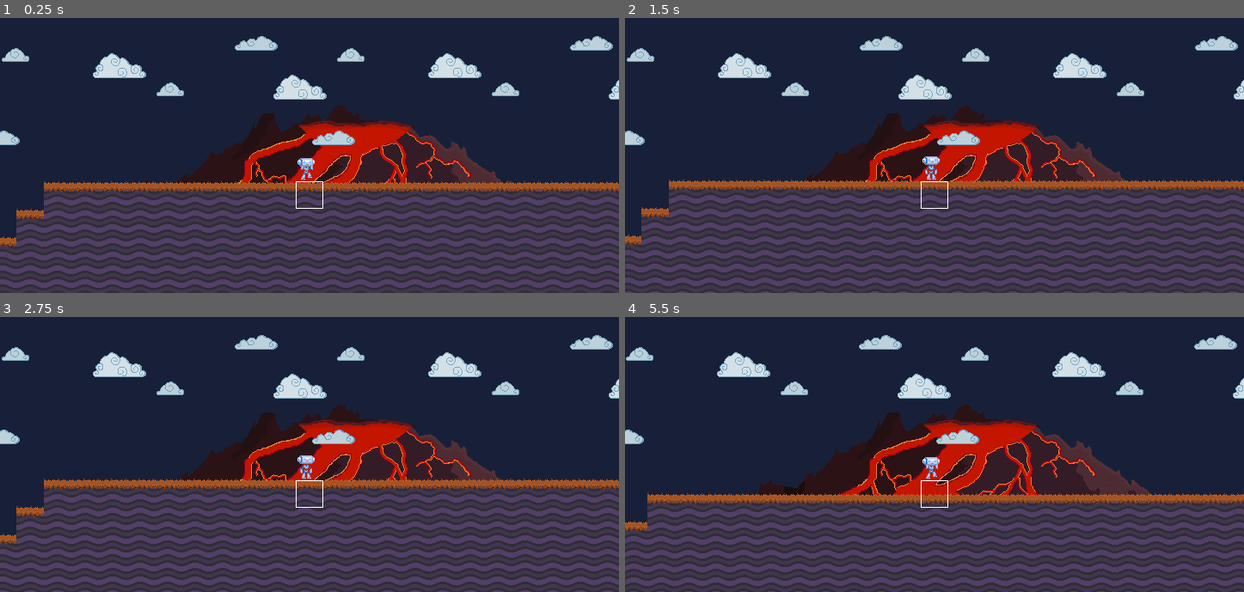
Above: before the commit, frames 1-4 (two rows, left to right).
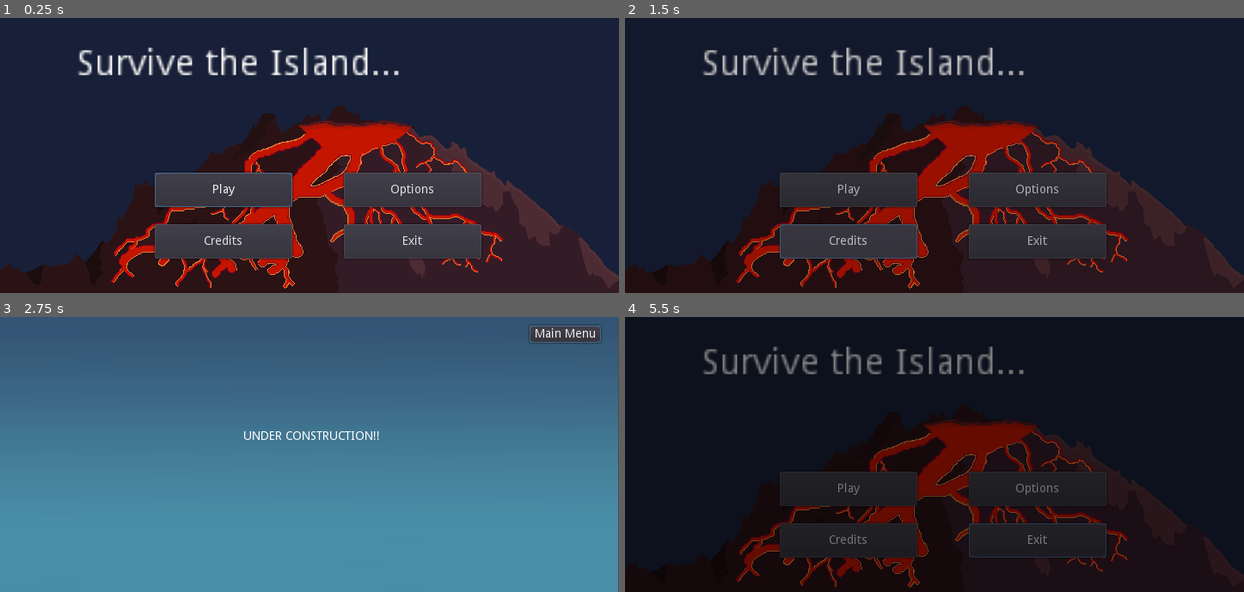
Above: after the commit, the same moments.

Repository: HaywardMorihara/SurviveTheIsland
Game: Godot game, scene res://src/UserInterface/MainMenu.tscn
Two runs of this game, one before a commit and one after it. Both use one fixed random seed, a clock stepped at 60 frames per second and the inputs below. Before the commit the project starts from res://src/Main/Game.tscn.
Inputs (mouse positions are in pixels of both pictures, inside the frame that each line leads up to):
- Up to frame 1 (0.25 s): no input
- Up to frame 2 (1.5 s): click (1039, 188) at 0.5 s, where only the run after the commit has a clickable "Options"; click (847, 240) at 1.25 s, where only the run after the commit has a clickable "Credits"
- Up to frame 3 (2.75 s): click (222, 487) at 2 s, where only the run after the commit has a clickable "Play"
- Up to frame 4 (5.5 s): click (1188, 333) at 2.75 s, where only the run after the commit has a clickable "Main Menu"; hold D (move_right) 3.53-4.25 s; hold Tab (splitscreen) 3.53-4.25 s; tap W (jump) at 3.77, 5.27 s; click (847, 487) at 4.25 s, where only the run after the commit has a clickable "Play"; tap Enter at 5 s; hold D (move_right) from 5.03 s (still down); tap Down (aim_down) at 5.1 s; tap Tab (splitscreen) at 5.3 s

The runs differ from the first frame. In frame 1, 38% of the frame differs, in the area x 0-100%, y 6-100%; in frame 2, 40%; in frame 3, 100%, in the area x 0-100%, y 0-100%; in frame 4, 92%.
Error before the commit: Attempt to call function 'connect' in base 'null instance' on a null instance. (res://src/UserInterface/CoinsCounter.gd:20)

Commit message:
UI and Scene Transitions
Multiple Scene additions, basic layouts and buttons, fade to black transitions, placeholder art/music.

Diff:
--- /dev/null
+++ b/Transition.gd
@@ -0,0 +1,13 @@
+extends CanvasLayer
+
+
+
+func _on_AnimationPlayer_animation_finished(_anim_name):
+	if _anim_name == "Fade":
+		get_tree().change_scene("res://src/Main/Game.tscn")
+	if _anim_name == "FadeCredits":
+		get_tree().change_scene("res://src/UserInterface/Credits.tscn")
+	if _anim_name == "FadeMainMenu":
+		get_tree().change_scene("res://src/UserInterface/MainMenu.tscn")
+	if _anim_name == "FadeSettings":
+		get_tree().change_scene("res://Settings.tscn")
--- /dev/null
+++ b/assets/theme/STI_Theme.tres
@@ -0,0 +1,13 @@
+[gd_resource type="Theme" load_steps=3 format=2]
+
+[sub_resource type="DynamicFontData" id=1]
+hinting = 1
+font_path = "res://assets/theme/fonts/SpecialElite-Regular.ttf"
+
+[sub_resource type="DynamicFont" id=2]
+size = 10
+outline_color = Color( 1, 1, 1, 0 )
+font_data = SubResource( 1 )
+
+[resource]
+default_font = SubResource( 2 )
--- a/project.godot
+++ b/project.godot
@@ -40,7 +40,7 @@
 
 config/name="Survive the Island"
 config/description="For the GDFG June 2022 Game Jam: https://itch.io/jam/gdfgs-monthly-game-jam-17"
-run/main_scene="res://src/Main/Game.tscn"
+run/main_scene="res://src/UserInterface/MainMenu.tscn"
 config/icon="res://icon.png"
 target_fps="60"
 
--- a/src/Main/Splitscreen.tscn
+++ b/src/Main/Splitscreen.tscn
@@ -31,8 +31,8 @@
 }
 
 [node name="ViewportContainer1" type="ViewportContainer" parent="Black/SplitContainer"]
-margin_right = 394.0
-margin_bottom = 480.0
+margin_right = 354.0
+margin_bottom = 320.0
 size_flags_horizontal = 3
 size_flags_vertical = 3
 stretch = true
@@ -41,7 +41,7 @@
 }
 
 [node name="Viewport1" type="Viewport" parent="Black/SplitContainer/ViewportContainer1"]
-size = Vector2( 394, 480 )
+size = Vector2( 354, 320 )
 size_override_stretch = true
 handle_input_locally = false
 usage = 0
@@ -59,9 +59,9 @@
 action_suffix = "_p2"
 
 [node name="ViewportContainer2" type="ViewportContainer" parent="Black/SplitContainer"]
-margin_left = 406.0
-margin_right = 800.0
-margin_bottom = 480.0
+margin_left = 366.0
+margin_right = 720.0
+margin_bottom = 320.0
 size_flags_horizontal = 3
 size_flags_vertical = 3
 stretch = true
@@ -70,7 +70,7 @@
 }
 
 [node name="Viewport2" type="Viewport" parent="Black/SplitContainer/ViewportContainer2"]
-size = Vector2( 394, 480 )
+size = Vector2( 354, 320 )
 size_override_stretch = true
 handle_input_locally = false
 usage = 0
--- /dev/null
+++ b/src/UserInterface/Credits.gd
@@ -0,0 +1,9 @@
+extends Control
+
+
+func _ready():
+	$"MainMenu".grab_focus()
+
+
+func _on_MainMenu_pressed():
+	$Transition/Background/AnimationPlayer.play("FadeMainMenu")
--- /dev/null
+++ b/src/UserInterface/Credits.tscn
@@ -0,0 +1,33 @@
+[gd_scene load_steps=4 format=2]
+
+[ext_resource path="res://assets/art/background/sky.png" type="Texture" id=1]
+[ext_resource path="res://src/UserInterface/Transition.tscn" type="PackedScene" id=2]
+[ext_resource path="res://src/UserInterface/Credits.gd" type="Script" id=3]
+
+[node name="Credits" type="Control"]
+anchor_right = 1.0
+anchor_bottom = 1.0
+script = ExtResource( 3 )
+
+[node name="Sprite" type="Sprite" parent="."]
+position = Vector2( 359.5, 160 )
+scale = Vector2( 44.9375, 1.25 )
+texture = ExtResource( 1 )
+
+[node name="RichTextLabel" type="RichTextLabel" parent="."]
+margin_left = 283.0
+margin_top = 132.0
+margin_right = 483.0
+margin_bottom = 332.0
+text = "UNDER CONSTRUCTION!!"
+
+[node name="MainMenu" type="Button" parent="."]
+margin_left = 616.0
+margin_top = 10.0
+margin_right = 699.0
+margin_bottom = 30.0
+text = "Main Menu"
+
+[node name="Transition" parent="." instance=ExtResource( 2 )]
+
+[connection signal="pressed" from="MainMenu" to="." method="_on_MainMenu_pressed"]
--- /dev/null
+++ b/src/UserInterface/GameOver.gd
@@ -0,0 +1,15 @@
+extends Control
+
+func _ready():
+	$Play.grab_focus()
+
+func _on_Play_pressed():
+	$Transition/Background/AnimationPlayer.play("Fade")
+
+
+func _on_Credits_pressed():
+	$Transition/Background/AnimationPlayer.play("FadeCredits")
+
+
+func _on_Exit_pressed():
+	get_tree().quit()
--- /dev/null
+++ b/src/UserInterface/GameOver.tscn
@@ -0,0 +1,58 @@
+[gd_scene load_steps=4 format=2]
+
+[ext_resource path="res://src/UserInterface/Transition.tscn" type="PackedScene" id=1]
+[ext_resource path="res://assets/art/background/sky.png" type="Texture" id=2]
+[ext_resource path="res://src/UserInterface/GameOver.gd" type="Script" id=3]
+
+[node name="GameOver" type="Control"]
+anchor_right = 1.0
+anchor_bottom = 1.0
+script = ExtResource( 3 )
+
+[node name="Sprite" type="Sprite" parent="."]
+position = Vector2( 360, 160 )
+scale = Vector2( 45, 1.25 )
+texture = ExtResource( 2 )
+
+[node name="YouDied" type="RichTextLabel" parent="."]
+anchor_left = 0.5
+anchor_right = 0.5
+margin_left = -131.0
+margin_top = 40.0
+margin_right = 3.0
+margin_bottom = 57.0
+rect_scale = Vector2( 2, 2 )
+text = "You Did Not Survive"
+
+[node name="Play" type="Button" parent="."]
+margin_left = 50.0
+margin_top = 200.0
+margin_right = 230.0
+margin_bottom = 240.0
+action_mode = 0
+text = "Play Again"
+expand_icon = true
+
+[node name="Credits" type="Button" parent="."]
+margin_left = 270.0
+margin_top = 200.0
+margin_right = 450.0
+margin_bottom = 240.0
+action_mode = 0
+text = "Credits"
+expand_icon = true
+
+[node name="Exit" type="Button" parent="."]
+margin_left = 490.0
+margin_top = 200.0
+margin_right = 670.0
+margin_bottom = 240.0
+action_mode = 0
+text = "Exit"
+expand_icon = true
+
+[node name="Transition" parent="." instance=ExtResource( 1 )]
+
+[connection signal="pressed" from="Play" to="." method="_on_Play_pressed"]
+[connection signal="pressed" from="Credits" to="." method="_on_Credits_pressed"]
+[connection signal="pressed" from="Exit" to="." method="_on_Exit_pressed"]
--- /dev/null
+++ b/src/UserInterface/MainMenu.gd
@@ -0,0 +1,23 @@
+extends Control
+
+func _ready():
+	$Menu.play()
+	$Play.grab_focus()
+
+func _on_Play_pressed():
+	$Transition/Background/AnimationPlayer.play("Fade")
+
+
+
+func _on_Options_pressed():
+	$Transition/Background/AnimationPlayer.play("FadeSettings")
+
+
+
+func _on_Credits_pressed():
+	$Transition/Background/AnimationPlayer.play("FadeCredits")
+
+
+
+func _on_Exit_pressed():
+	get_tree().quit()
--- /dev/null
+++ b/src/UserInterface/MainMenu.tscn
@@ -0,0 +1,75 @@
+[gd_scene load_steps=5 format=2]
+
+[ext_resource path="res://src/UserInterface/MainMenu.gd" type="Script" id=1]
+[ext_resource path="res://assets/art/background/volcano_improved_.png" type="Texture" id=4]
+[ext_resource path="res://src/UserInterface/Transition.tscn" type="PackedScene" id=5]
+[ext_resource path="res://assets/audio/music/Menu.mp3" type="AudioStream" id=6]
+
+[node name="MainMenu" type="Control"]
+anchor_right = 1.0
+anchor_bottom = 1.0
+script = ExtResource( 1 )
+
+[node name="VBoxContainer" type="VBoxContainer" parent="."]
+margin_right = 720.0
+margin_bottom = 320.0
+
+[node name="Sprite" type="Sprite" parent="VBoxContainer"]
+texture = ExtResource( 4 )
+centered = false
+
+[node name="Play" type="Button" parent="."]
+margin_left = 180.0
+margin_top = 180.0
+margin_right = 340.0
+margin_bottom = 220.0
+action_mode = 0
+text = "Play"
+expand_icon = true
+
+[node name="Options" type="Button" parent="."]
+margin_left = 400.0
+margin_top = 180.0
+margin_right = 560.0
+margin_bottom = 220.0
+action_mode = 0
+text = "Options"
+expand_icon = true
+
+[node name="Credits" type="Button" parent="."]
+margin_left = 180.0
+margin_top = 240.0
+margin_right = 340.0
+margin_bottom = 280.0
+action_mode = 0
+text = "Credits"
+expand_icon = true
+
+[node name="Exit" type="Button" parent="."]
+margin_left = 400.0
+margin_top = 240.0
+margin_right = 560.0
+margin_bottom = 280.0
+action_mode = 0
+text = "Exit"
+expand_icon = true
+
+[node name="Menu" type="AudioStreamPlayer" parent="."]
+stream = ExtResource( 6 )
+volume_db = -20.0
+
+[node name="RichTextLabel" type="RichTextLabel" parent="."]
+margin_left = 89.0
+margin_top = 34.0
+margin_right = 545.0
+margin_bottom = 91.0
+rect_scale = Vector2( 3, 3 )
+text = "Survive the Island..."
+
+[node name="Transition" parent="." instance=ExtResource( 5 )]
+layer = 0
+
+[connection signal="pressed" from="Play" to="." method="_on_Play_pressed"]
+[connection signal="pressed" from="Options" to="." method="_on_Options_pressed"]
+[connection signal="pressed" from="Credits" to="." method="_on_Credits_pressed"]
+[connection signal="pressed" from="Exit" to="." method="_on_Exit_pressed"]
--- /dev/null
+++ b/src/UserInterface/Settings.gd
@@ -0,0 +1,7 @@
+extends Control
+
+func _ready():
+	$"MainMenu".grab_focus()
+
+func _on_MainMenu_pressed():
+	$Transition/Background/AnimationPlayer.play("FadeMainMenu")
--- /dev/null
+++ b/src/UserInterface/Settings.tscn
@@ -0,0 +1,35 @@
+[gd_scene load_steps=4 format=2]
+
+[ext_resource path="res://src/UserInterface/Transition.tscn" type="PackedScene" id=1]
+[ext_resource path="res://assets/art/background/sky.png" type="Texture" id=2]
+[ext_resource path="res://src/UserInterface/Settings.gd" type="Script" id=3]
+
+[node name="Settings" type="Control"]
+anchor_right = 1.0
+anchor_bottom = 1.0
+script = ExtResource( 3 )
+
+[node name="Sprite" type="Sprite" parent="."]
+position = Vector2( 359.5, 159.5 )
+scale = Vector2( 45.0625, 1.25391 )
+texture = ExtResource( 2 )
+
+[node name="Title" type="RichTextLabel" parent="."]
+margin_left = 287.0
+margin_top = 118.0
+margin_right = 539.0
+margin_bottom = 225.0
+text = "Settings
+
+Under Construction!!"
+
+[node name="Transition" parent="." instance=ExtResource( 1 )]
+
+[node name="MainMenu" type="Button" parent="."]
+margin_left = 616.0
+margin_top = 10.0
+margin_right = 699.0
+margin_bottom = 30.0
+text = "Main Menu"
+
+[connection signal="pressed" from="MainMenu" to="." method="_on_MainMenu_pressed"]
--- /dev/null
+++ b/src/UserInterface/Transition.tscn
@@ -0,0 +1,96 @@
+[gd_scene load_steps=7 format=2]
+
+[ext_resource path="res://Transition.gd" type="Script" id=1]
+
+[sub_resource type="Animation" id=1]
+resource_name = "Fade"
+tracks/0/type = "value"
+tracks/0/path = NodePath(".:color")
+tracks/0/interp = 1
+tracks/0/loop_wrap = true
+tracks/0/imported = false
+tracks/0/enabled = true
+tracks/0/keys = {
+"times": PoolRealArray( 0, 1 ),
+"transitions": PoolRealArray( 1, 1 ),
+"update": 0,
+"values": [ Color( 0, 0, 0, 0 ), Color( 0, 0, 0, 1 ) ]
+}
+
+[sub_resource type="Animation" id=3]
+resource_name = "FadeCredits"
+tracks/0/type = "value"
+tracks/0/path = NodePath(".:color")
+tracks/0/interp = 1
+tracks/0/loop_wrap = true
+tracks/0/imported = false
+tracks/0/enabled = true
+tracks/0/keys = {
+"times": PoolRealArray( 0, 1 ),
+"transitions": PoolRealArray( 1, 1 ),
+"update": 0,
+"values": [ Color( 0, 0, 0, 0 ), Color( 0, 0, 0, 1 ) ]
+}
+
+[sub_resource type="Animation" id=4]
+resource_name = "FadeMainMenu"
+tracks/0/type = "value"
+tracks/0/path = NodePath(".:color")
+tracks/0/interp = 1
+tracks/0/loop_wrap = true
+tracks/0/imported = false
+tracks/0/enabled = true
+tracks/0/keys = {
+"times": PoolRealArray( 0, 1 ),
+"transitions": PoolRealArray( 1, 1 ),
+"update": 0,
+"values": [ Color( 0, 0, 0, 0 ), Color( 0, 0, 0, 1 ) ]
+}
+
+[sub_resource type="Animation" id=5]
+resource_name = "FadeSettings"
+tracks/0/type = "value"
+tracks/0/path = NodePath(".:color")
+tracks/0/interp = 1
+tracks/0/loop_wrap = true
+tracks/0/imported = false
+tracks/0/enabled = true
+tracks/0/keys = {
+"times": PoolRealArray( 0, 1 ),
+"transitions": PoolRealArray( 1, 1 ),
+"update": 0,
+"values": [ Color( 0, 0, 0, 0 ), Color( 0, 0, 0, 1 ) ]
+}
+
+[sub_resource type="Animation" id=2]
+length = 0.001
+tracks/0/type = "value"
+tracks/0/path = NodePath(".:color")
+tracks/0/interp = 1
+tracks/0/loop_wrap = true
+tracks/0/imported = false
+tracks/0/enabled = true
+tracks/0/keys = {
+"times": PoolRealArray( 0 ),
+"transitions": PoolRealArray( 1 ),
+"update": 0,
+"values": [ Color( 0, 0, 0, 0 ) ]
+}
+
+[node name="Transition" type="CanvasLayer"]
+script = ExtResource( 1 )
+
+[node name="Background" type="ColorRect" parent="."]
+margin_right = 720.0
+margin_bottom = 320.0
+mouse_filter = 2
+color = Color( 0, 0, 0, 0 )
+
+[node name="AnimationPlayer" type="AnimationPlayer" parent="Background"]
+anims/Fade = SubResource( 1 )
+anims/FadeCredits = SubResource( 3 )
+anims/FadeMainMenu = SubResource( 4 )
+anims/FadeSettings = SubResource( 5 )
+anims/RESET = SubResource( 2 )
+
+[connection signal="animation_finished" from="Background/AnimationPlayer" to="." method="_on_AnimationPlayer_animation_finished"]
Not shown, added: assets/audio/music/Menu.mp3.import
Binary file added: assets/theme/fonts/SpecialElite-Regular.ttf
Not shown, added: assets/audio/music/Menu.mp3
